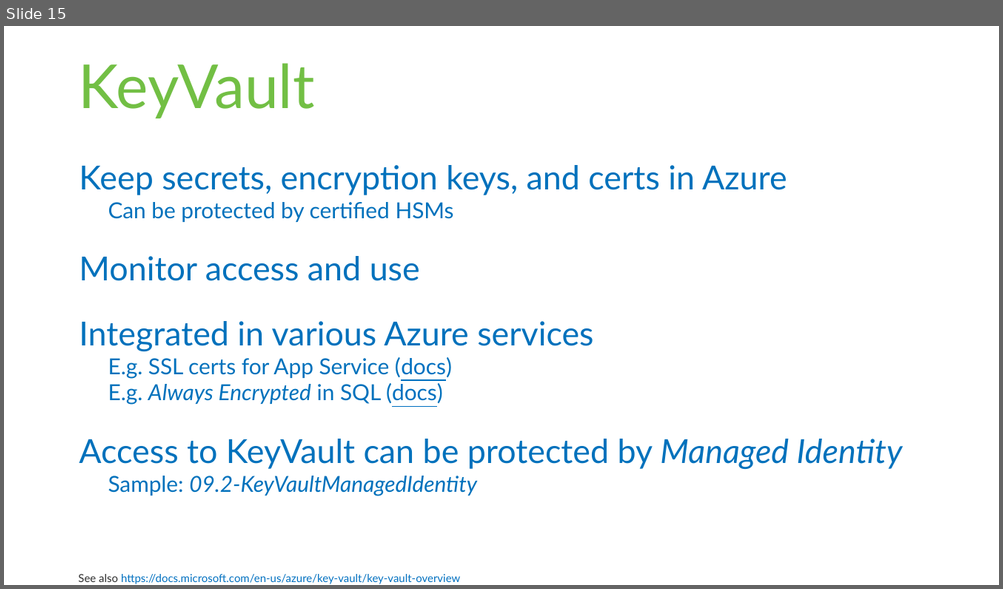
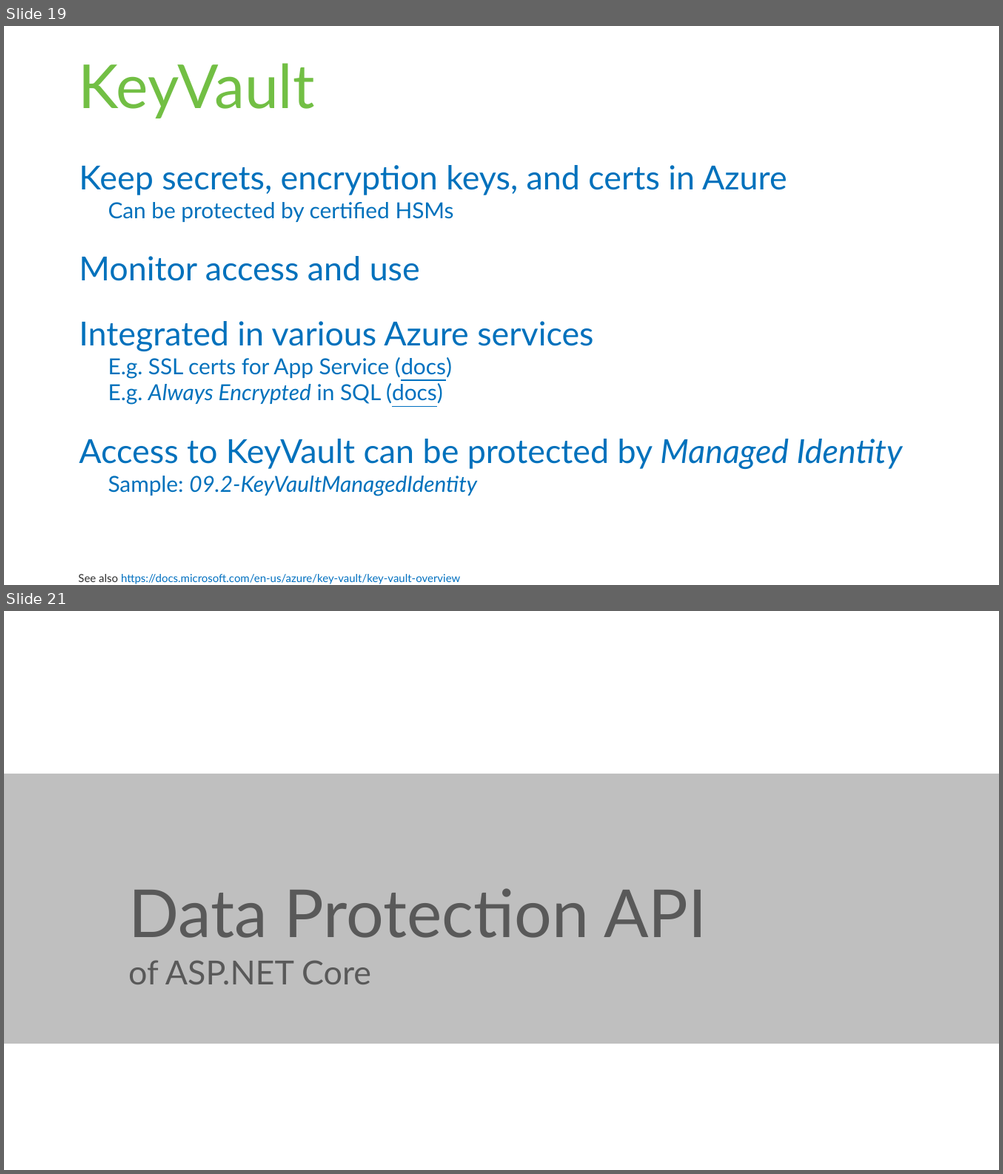
Before and after one commit to rstropek/SecureCodingDotNet, a slide deck: Slides/Secure-Coding-Dot-Net.pptx. Shown one above the other, each under a label of ours: slide 15 before the commit, slides 19 and 21 after it; the slides between them are not shown. The pictures are 1003x589 and 1003x1174 pixels, drawn with LibreOffice and Linux fonts; fonts in the diff are those of the drawing. Boxes give left, top, right and bottom in pixels: in the first picture for what was removed or moved away, otherwise in the second. Text is boxed around its words. In the diff, an @@ line names an element or a change of style, - is before the commit and + after.

```diff
--- a/Slides/Secure-Coding-Dot-Net.pptx
+++ b/Slides/Secure-Coding-Dot-Net.pptx
@@ slide 21 added at [4, 611, 999, 1170], background #FFFFFF @@
@@ rectangle added at [4, 774, 999, 1045], fill #BFBFBF @@
@@ title added at [128, 889, 706, 938], 48 pt, text #595959 @@
+Data Protection API
@@ text added at [128, 960, 371, 985], 24 pt, text #595959 @@
+of ASP.NET Core
@@ what was slide 15 is now slide 19 @@
```
Also in this commit, not shown: 1 slide changed, 22 other slides added, 1 slide removed, 1 other file.
